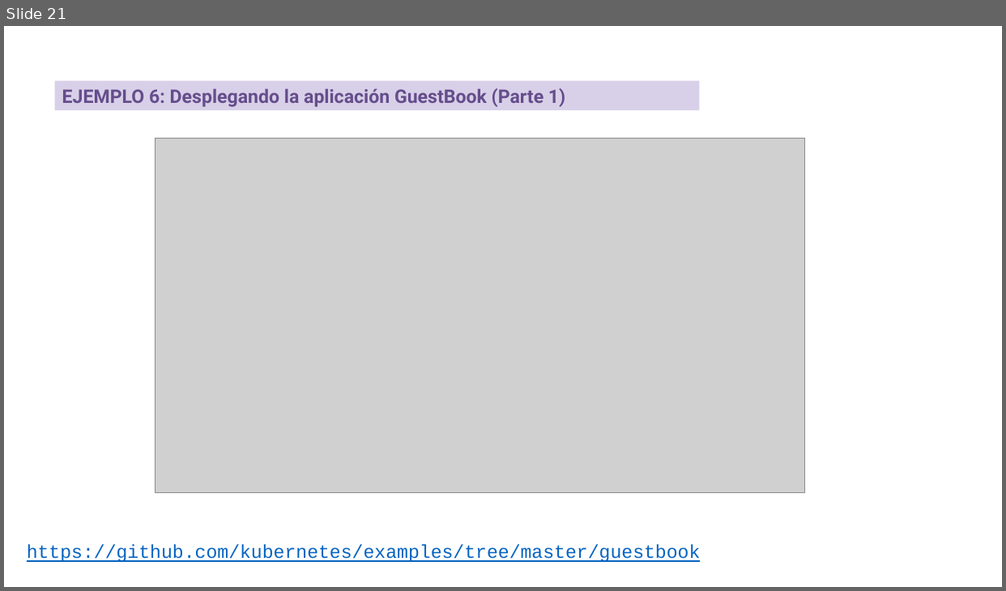
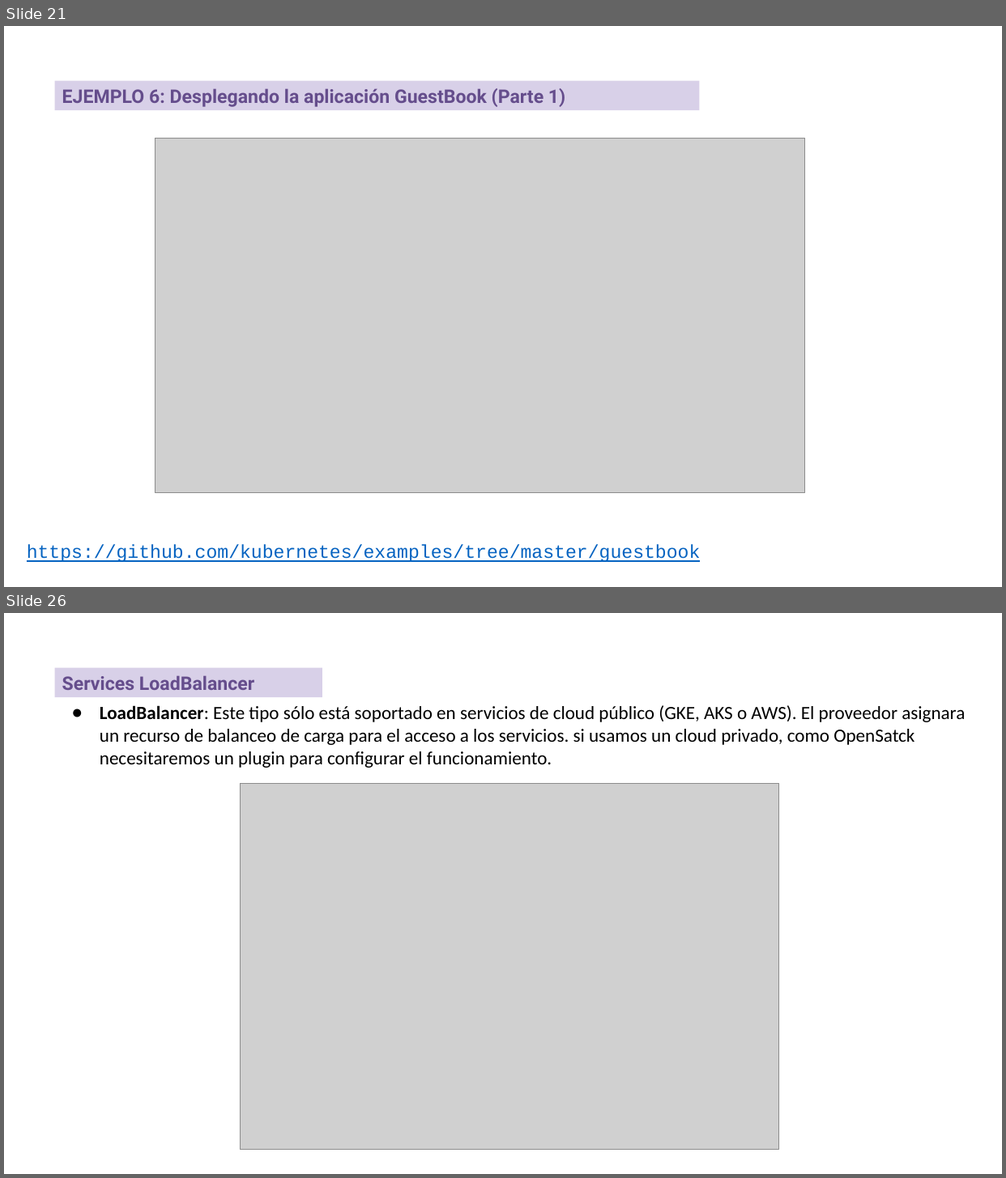
Before and after one commit to iesgn/curso_kubernetes_2020, a slide deck: unidad2/presentacion_sesion2.odp. Shown one above the other, each under a label of ours: slide 21 before the commit, slides 21 and 26 after it; the slides between them are not shown. The pictures are 1006x591 and 1006x1178 pixels, drawn with LibreOffice and Linux fonts; fonts in the diff are those of the drawing; grey boxes stand for pictures. Boxes give left, top, right and bottom in pixels: in the first picture for what was removed or moved away, otherwise in the second. Text is boxed around its words. In the diff, an @@ line names an element or a change of style, - is before the commit and + after.

Commit message:
Añado services en la sesión 2

```diff
--- a/unidad2/presentacion_sesion2.odp
+++ b/unidad2/presentacion_sesion2.odp
@@ slide 26 added at box(4, 613, 1002, 1174), background #FFFFFF @@
@@ rectangle added at box(55, 667, 322, 697), fill #D8D0E8, 18 pt, text #654D8C, bold @@
+Services LoadBalancer
@@ text added at box(100, 705, 965, 768), 18 pt, text #000000 @@
+● LoadBalancer: Este tipo sólo está soportado en servicios de cloud público (GKE, AKS o AWS). El proveedor asignara un recurso de balanceo de carga para el acceso a los servicios. si usamos un cloud privado, como OpenSatck necesitaremos un plugin para configurar el funcionamiento.
@@ picture added at box(241, 783, 780, 1149) @@
```
Also in this commit, not shown: 7 other slides added, 9 other files.
